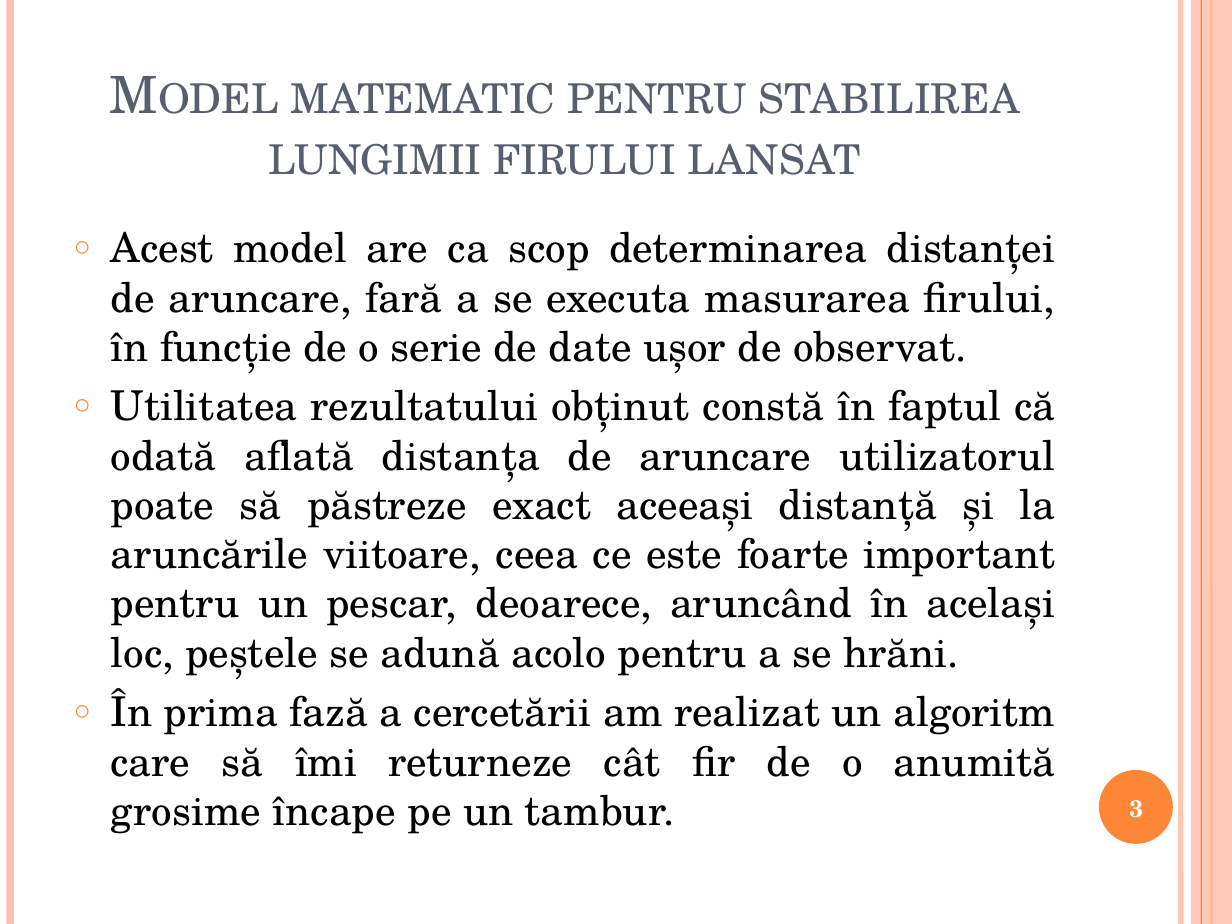
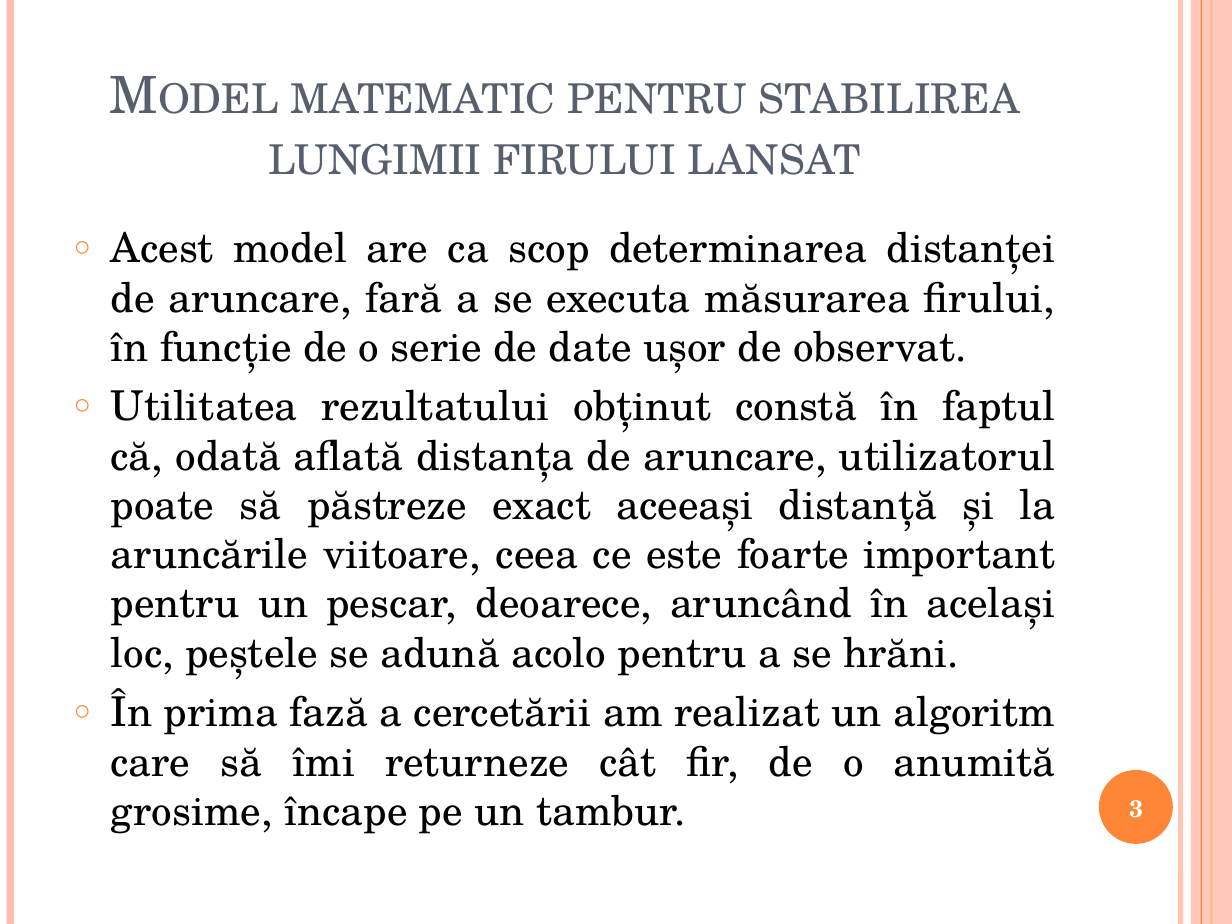
Before and after one commit to medyt/Lucrare-licenta, a slide deck: slide 3 of Prezentare licenta.pptx. Drawn at 1232x924 pixels with LibreOffice and Linux fonts; fonts in the diff are those of the drawing. Boxes give left, top, right and bottom in pixels: in the first picture for what was removed or moved away, otherwise in the second. Text is boxed around its words. In the diff, an @@ line names an element or a change of style, - is before the commit and + after.

```diff
--- a/Prezentare licenta.pptx
+++ b/Prezentare licenta.pptx
@@ text at <box>111,231,1056,834</box>: text changed @@
-○ Acest model are ca scop determinarea distanței de aruncare, fară a se executa masurarea firului, în funcție de o serie de date ușor de observat.
-○ Utilitatea rezultatului obținut constă în faptul că odată aflată distanța de aruncare utilizatorul poate să păstreze exact aceeași distanță și la aruncările viitoare, ceea ce este foarte important pentru un pescar, deoarece, aruncând în același loc, peștele se adună acolo pentru a se hrăni.
-○ În prima fază a cercetării am realizat un algoritm care să îmi returneze cât fir de o anumită grosime încape pe un tambur.
+○ Acest model are ca scop determinarea distanței de aruncare, fară a se executa măsurarea firului, în funcție de o serie de date ușor de observat.
+○ Utilitatea rezultatului obținut constă în faptul că, odată aflată distanța de aruncare, utilizatorul poate să păstreze exact aceeași distanță și la aruncările viitoare, ceea ce este foarte important pentru un pescar, deoarece, aruncând în același loc, peștele se adună acolo pentru a se hrăni.
+○ În prima fază a cercetării am realizat un algoritm care să îmi returneze cât fir, de o anumită grosime, încape pe un tambur.
```
Also in this commit, not shown: 10 other slides changed.
